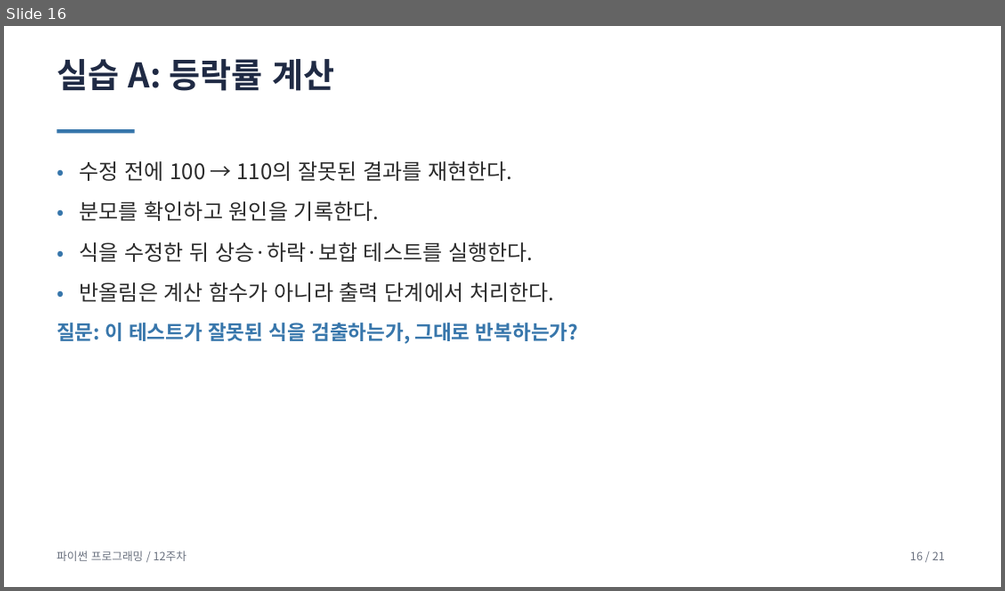
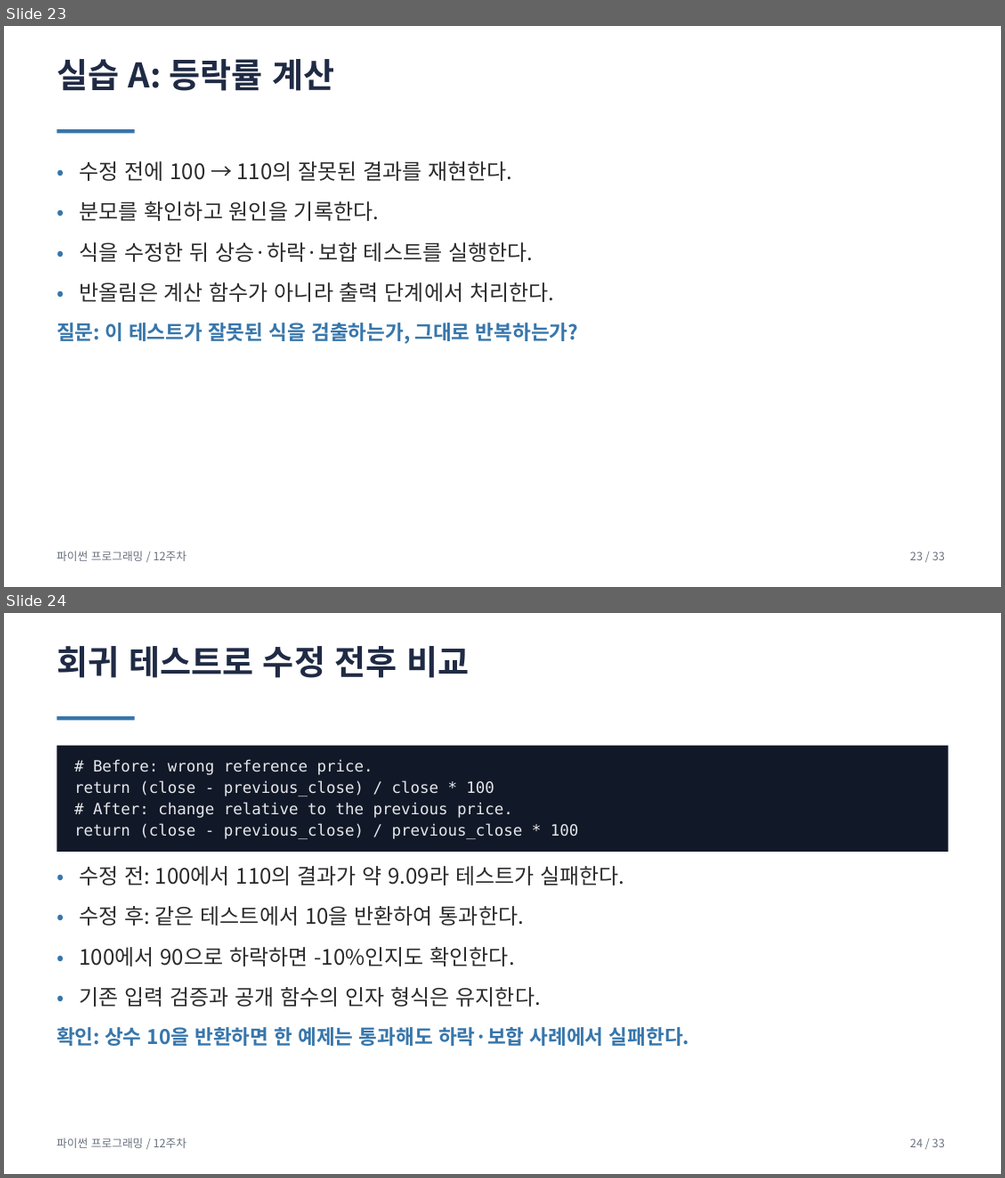
Before and after one commit to HimmelsscheibeVonNebra/2026_BasicProgrammingUsingPython, a slide deck: Presentation/week11/week11.pptx. Shown one above the other, each under a label of ours: slide 16 before the commit, slides 23 and 24 after it. The pictures are 1005x591 and 1005x1178 pixels, drawn with LibreOffice and Linux fonts; fonts in the diff are those of the drawing. Boxes give left, top, right and bottom in pixels: in the first picture for what was removed or moved away, otherwise in the second. Text is boxed around its words. In the diff, an @@ line names an element or a change of style, - is before the commit and + after.

```diff
--- a/Presentation/week11/week11.pptx
+++ b/Presentation/week11/week11.pptx
@@ slide 24 added at (x1=4, y1=613, x2=1001, y2=1174), background #FFFFFF @@
@@ text added at (x1=57, y1=646, x2=469, y2=678), 27 pt, text #1F2A44, bold @@
+회귀 테스트로 수정 전후 비교
@@ rectangle added at (x1=57, y1=716, x2=134, y2=720), fill #3776AB @@
@@ rectangle added at (x1=57, y1=745, x2=948, y2=851), fill #111827 @@
@@ text added at (x1=93, y1=760, x2=373, y2=775), 12.4 pt, text #E5E7EB @@
+# Before: wrong reference price.
@@ text added at (x1=74, y1=780, x2=494, y2=796), 12.4 pt, text #E5E7EB @@
+return (close - previous_close) / close * 100
@@ text added at (x1=74, y1=823, x2=578, y2=839), 12.4 pt, text #E5E7EB @@
+return (close - previous_close) / previous_close * 100
@@ text added at (x1=93, y1=802, x2=513, y2=818), 12.4 pt, text #E5E7EB @@
+# After: change relative to the previous price.
@@ text added at (x1=57, y1=863, x2=92, y2=892), 17 pt, text #3776AB @@
+•
@@ text added at (x1=80, y1=866, x2=624, y2=885), 17 pt, text #2B2B2B @@
+수정 전: 100에서 110의 결과가 약 9.09라 테스트가 실패한다.
@@ text added at (x1=57, y1=903, x2=92, y2=933), 17 pt, text #3776AB @@
+•
@@ text added at (x1=80, y1=906, x2=524, y2=925), 17 pt, text #2B2B2B @@
+수정 후: 같은 테스트에서 10을 반환하여 통과한다.
@@ text added at (x1=57, y1=943, x2=92, y2=972), 17 pt, text #3776AB @@
+•
@@ text added at (x1=80, y1=947, x2=515, y2=966), 17 pt, text #2B2B2B @@
+100에서 90으로 하락하면 -10%인지도 확인한다.
@@ text added at (x1=57, y1=984, x2=92, y2=1013), 17 pt, text #3776AB @@
+•
@@ text added at (x1=80, y1=987, x2=541, y2=1006), 17 pt, text #2B2B2B @@
+기존 입력 검증과 공개 함수의 인자 형식은 유지한다.
@@ text added at (x1=57, y1=1027, x2=689, y2=1046), 16 pt, text #3776AB, bold @@
+확인: 상수 10을 반환하면 한 예제는 통과해도 하락·보합 사례에서 실패한다.
@@ text added at (x1=57, y1=1137, x2=186, y2=1148), 9 pt, text #6B7280 @@
+파이썬 프로그래밍 / 12주차
@@ text added at (x1=910, y1=1138, x2=945, y2=1147), 9 pt, text #6B7280 @@
+24 / 33
@@ what was slide 16 is now slide 23 @@
@@ slide 23 changed as well @@
@@ text at (x1=910, y1=551, x2=945, y2=560): text changed @@
-16 / 21
+23 / 33
```
Also in this commit, not shown: 19 other slides changed, 11 other slides added, 1 other file.
